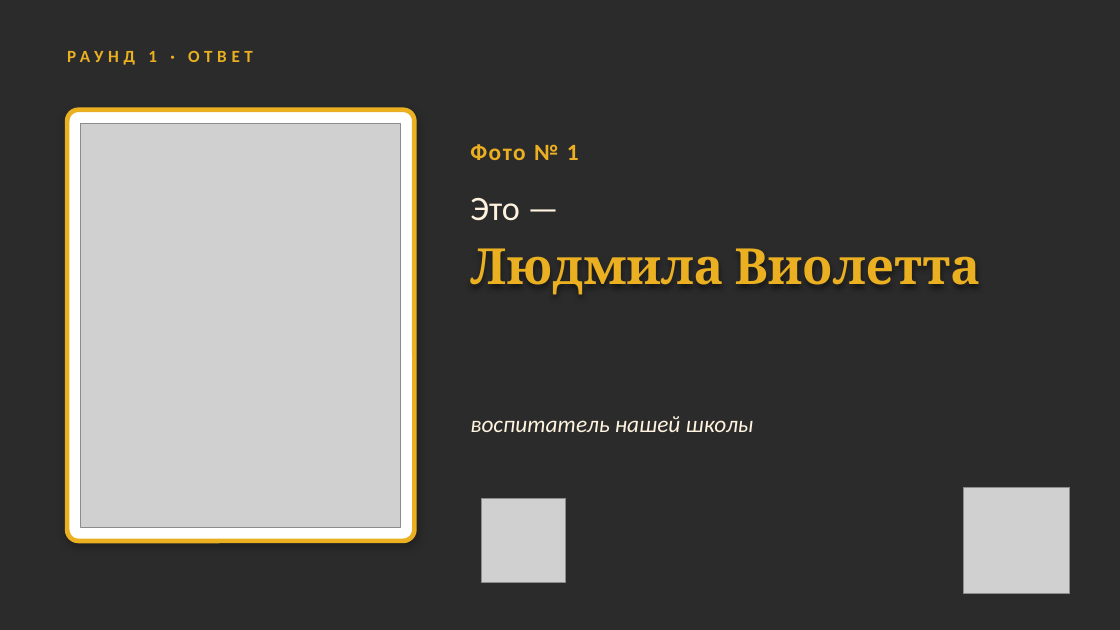
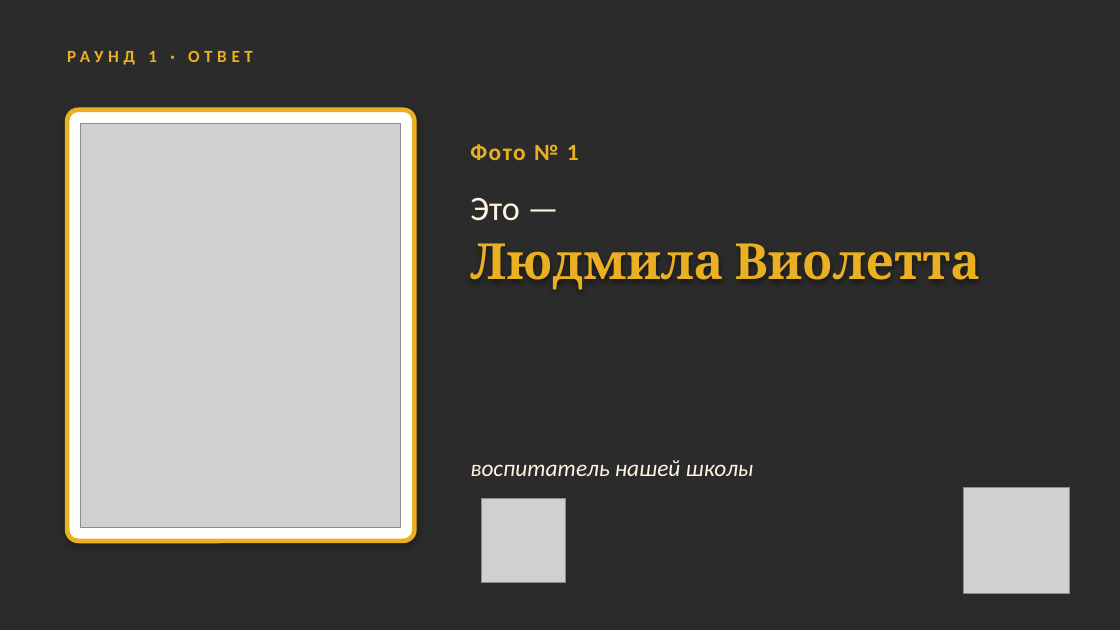
Before and after one commit to sl-himmelreich/heinrich-mario, a slide deck: slide 5 of День_воспитателя_конкурс.pptx. Drawn at 1120x630 pixels with LibreOffice and Linux fonts; fonts in the diff are those of the drawing; grey boxes stand for pictures; background and template pictures are left out; a plain dark background stands for a picture behind light text. Boxes give left, top, right and bottom in pixels: in the first picture for what was removed or moved away, otherwise in the second. Text is boxed around its words. In the diff, an @@ line names an element or a change of style, - is before the commit and + after.

```diff
--- a/День_воспитателя_конкурс.pptx
+++ b/День_воспитателя_конкурс.pptx
@@ text "Людмила Виолетта": place and size @@
-text "Людмила Виолетта" at (470, 248, 981, 295)
+text "Людмила Виолетта" at (470, 243, 981, 290)
@@ text "воспитатель нашей школы": place and size @@
-text "воспитатель нашей школы" at (470, 416, 754, 432)
+text "воспитатель нашей школы" at (470, 460, 754, 476)
```
Also in this commit, not shown: 10 other slides changed, 1 other file.
